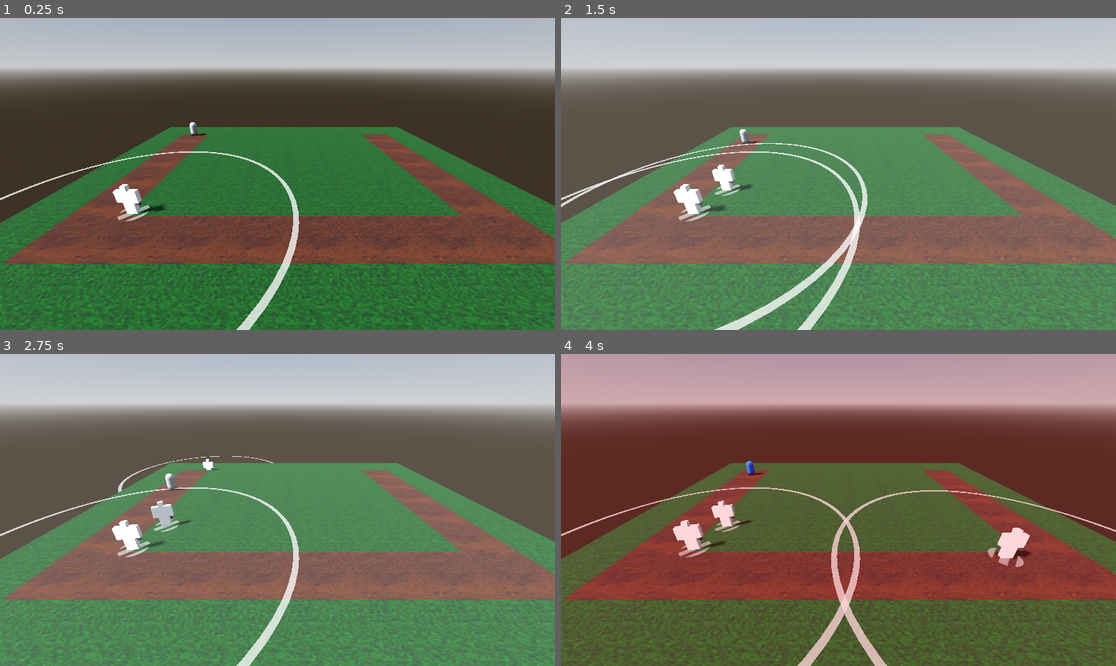
Above: before the commit, frames 1-4 (two rows, left to right).
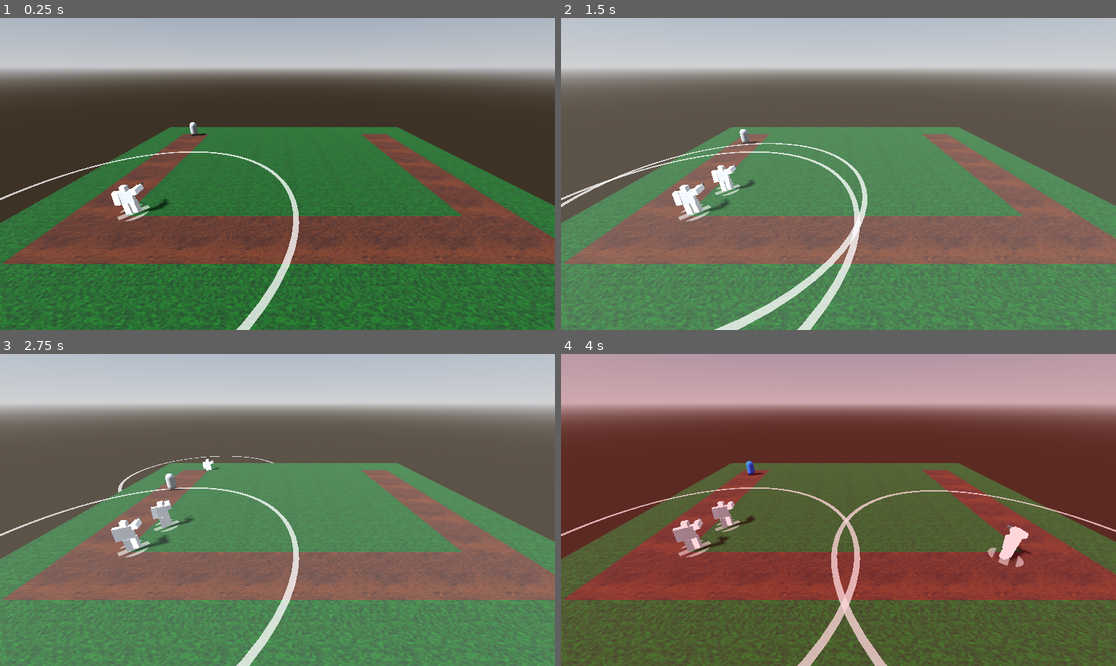
Above: after the commit, the same moments.

Repository: SirRight12/Godot-Tower-Defense
Game: Godot game, scene res://main.tscn
The game is run twice, just before and just after one commit, with the same random seed, the same clock (stepped at 60 frames per second) and the same inputs.
Inputs (mouse positions are in pixels of both pictures, inside the frame that each line leads up to):
- Up to frame 1 (0.25 s): no input
- Up to frame 2 (1.5 s): move the mouse to (960, 158) at 0.52 s; click (960, 158) at 0.6 s; move the mouse to (727, 189) at 1.27 s; tap 1 (select1) at 1.35 s; click (727, 189) at 1.42 s
- Up to frame 3 (2.75 s): move the mouse to (333, 441) at 2.02 s; tap 2 (select2) at 2.1 s; click (333, 441) at 2.17 s
- Up to frame 4 (4 s): move the mouse to (810, 572) at 2.77 s; tap 3 (select3) at 2.85 s; click (810, 572) at 2.92 s; move the mouse to (1005, 556) at 3.52 s; tap 4 (select4) at 3.6 s; click (1005, 556) at 3.67 s

The runs differ from the first frame. In frame 1, 0.2% of the frame differs, in the area x 20-31%, y 52-64%; in frame 2, 0.3%; in frame 3, 0.5%; in frame 4, 0.7%, in the area x 20-85%, y 46-67%.

Commit message:
lots of stuff (mostly animations)

Diff:
--- a/Scout.tscn
+++ b/Scout.tscn
@@ -1,16 +1,8 @@
-[gd_scene load_steps=7 format=3 uid="uid://dvbmgppw84ix5"]
+[gd_scene load_steps=5 format=3 uid="uid://dvbmgppw84ix5"]
 
 [ext_resource type="PackedScene" uid="uid://c8re26m6egyhe" path="res://scout_entity.tscn" id="2_ou0um"]
 [ext_resource type="PackedScene" uid="uid://clx7bg4kof7n2" path="res://tower_utils.tscn" id="2_ujq4i"]
 [ext_resource type="Script" path="res://GunTower.gd" id="3_avxn1"]
-
-[sub_resource type="StandardMaterial3D" id="StandardMaterial3D_p1bai"]
-albedo_color = Color(1, 1, 0, 1)
-
-[sub_resource type="CapsuleMesh" id="CapsuleMesh_mqbjm"]
-material = SubResource("StandardMaterial3D_p1bai")
-radius = 0.125
-height = 0.5
 
 [sub_resource type="CapsuleShape3D" id="CapsuleShape3D_8io4t"]
 radius = 0.125
@@ -19,15 +11,8 @@
 [node name="GunTower" type="Node3D"]
 script = ExtResource("3_avxn1")
 
-[node name="Entity" type="Node3D" parent="."]
-transform = Transform3D(1, 0, 0, 0, 1, 0, 0, 0, 1, 0, 0.25, 0)
-
-[node name="MeshInstance3D" type="MeshInstance3D" parent="Entity"]
-visible = false
-mesh = SubResource("CapsuleMesh_mqbjm")
-
-[node name="ScoutEntity" parent="Entity" instance=ExtResource("2_ou0um")]
-transform = Transform3D(3, 0, 0, 0, 3, 0, 0, 0, 3, 0, -0.25, 0)
+[node name="Entity" parent="." instance=ExtResource("2_ou0um")]
+transform = Transform3D(3, 0, 0, 0, 3, 0, 0, 0, 3, 0, 0, 0)
 
 [node name="TowerCollider" type="StaticBody3D" parent="."]
 transform = Transform3D(1, 0, 0, 0, 1, 0, 0, 0, 1, 0, 0.25, 0)
--- /dev/null
+++ b/TowerAnimations.gd
@@ -0,0 +1,23 @@
+extends Node3D
+class_name TowerAnimations
+@export var player:AnimationPlayer
+func idle():
+	print("help")
+	player.play("Idle",.1)
+	pass
+func _ready():
+	idle()
+	shoot_loop()
+func shoot_loop():
+	await timeout(1)
+	shoot()
+	shoot_loop()
+func shoot():
+	print("shootism time ig")
+	player.play("Shoot",.1)
+	await player.animation_finished
+	idle()
+func timeout(time):
+	var timer:SceneTreeTimer = get_tree().create_timer(time)
+	await timer.timeout
+	return true
--- a/scout_entity.tscn
+++ b/scout_entity.tscn
@@ -1,6 +1,7 @@
-[gd_scene load_steps=22 format=3 uid="uid://c8re26m6egyhe"]
+[gd_scene load_steps=24 format=3 uid="uid://c8re26m6egyhe"]
 
 [ext_resource type="Material" uid="uid://1dcue1hvh6l7" path="res://gun_metal.tres" id="1_d5k1f"]
+[ext_resource type="Script" path="res://TowerAnimations.gd" id="1_tyhf2"]
 
 [sub_resource type="StandardMaterial3D" id="StandardMaterial3D_nsop7"]
 resource_name = "material_0"
@@ -267,6 +268,8 @@
 
 [sub_resource type="Animation" id="Animation_8gyyk"]
 resource_name = "IDle"
+length = 0.65
+loop_mode = 1
 tracks/0/type = "value"
 tracks/0/imported = false
 tracks/0/enabled = true
@@ -274,7 +277,7 @@
 tracks/0/interp = 1
 tracks/0/loop_wrap = true
 tracks/0/keys = {
-"times": PackedFloat32Array(0),
+"times": PackedFloat32Array(0.01),
 "transitions": PackedFloat32Array(1),
 "update": 0,
 "values": [Vector3(-0.167552, -0.174533, 1.48877)]
@@ -286,7 +289,7 @@
 tracks/1/interp = 1
 tracks/1/loop_wrap = true
 tracks/1/keys = {
-"times": PackedFloat32Array(0),
+"times": PackedFloat32Array(0.01),
 "transitions": PackedFloat32Array(1),
 "update": 0,
 "values": [Vector3(0, 0.287979, 0)]
@@ -298,10 +301,10 @@
 tracks/2/interp = 1
 tracks/2/loop_wrap = true
 tracks/2/keys = {
-"times": PackedFloat32Array(0),
-"transitions": PackedFloat32Array(1),
-"update": 0,
-"values": [Vector3(0.0113934, -0.000219141, -0.0384744)]
+"times": PackedFloat32Array(0.01, 0.1, 0.3, 0.4, 0.6),
+"transitions": PackedFloat32Array(1, 1, 1, 1, 1),
+"update": 0,
+"values": [Vector3(0.0113934, -0.000219141, -0.0384744), Vector3(0.0113934, -0.000219141, -0.0384744), Vector3(0.0122173, 0, -0.151844), Vector3(0.0122173, 0, -0.0314159), Vector3(0.0113934, -0.000219141, -0.0384744)]
 }
 tracks/3/type = "value"
 tracks/3/imported = false
@@ -310,7 +313,7 @@
 tracks/3/interp = 1
 tracks/3/loop_wrap = true
 tracks/3/keys = {
-"times": PackedFloat32Array(0),
+"times": PackedFloat32Array(0.01),
 "transitions": PackedFloat32Array(1),
 "update": 0,
 "values": [Vector3(-0.004, 0.063, -0.031)]
@@ -326,6 +329,102 @@
 "transitions": PackedFloat32Array(1),
 "update": 0,
 "values": [Vector3(0, -0.287979, 0)]
+}
+tracks/5/type = "value"
+tracks/5/imported = false
+tracks/5/enabled = true
+tracks/5/path = NodePath("UpperBody:position")
+tracks/5/interp = 1
+tracks/5/loop_wrap = true
+tracks/5/keys = {
+"times": PackedFloat32Array(0.01, 0.2, 0.4, 0.6),
+"transitions": PackedFloat32Array(1, 1, 1, 1),
+"update": 0,
+"values": [Vector3(0, 0.078125, 0), Vector3(-0.004, 0.078, 0), Vector3(-0.00361511, 0.0816018, -1.58022e-10), Vector3(0, 0.078125, 0)]
+}
+tracks/6/type = "value"
+tracks/6/imported = false
+tracks/6/enabled = true
+tracks/6/path = NodePath("UpperBody/RightArm:position")
+tracks/6/interp = 1
+tracks/6/loop_wrap = true
+tracks/6/keys = {
+"times": PackedFloat32Array(0.01, 0.2, 0.4, 0.6),
+"transitions": PackedFloat32Array(1, 1, 1, 1),
+"update": 0,
+"values": [Vector3(0, 0.0625, 0.03125), Vector3(0, 0.0625, 0.03125), Vector3(0, 0.066, 0.031), Vector3(0, 0.0625, 0.03125)]
+}
+tracks/7/type = "value"
+tracks/7/imported = false
+tracks/7/enabled = true
+tracks/7/path = NodePath("LowerBody/RightLeg:position")
+tracks/7/interp = 1
+tracks/7/loop_wrap = true
+tracks/7/keys = {
+"times": PackedFloat32Array(0),
+"transitions": PackedFloat32Array(1),
+"update": 0,
+"values": [Vector3(0.00975537, 0, 0.015625)]
+}
+tracks/8/type = "value"
+tracks/8/imported = false
+tracks/8/enabled = true
+tracks/8/path = NodePath("LowerBody/RightLeg:rotation")
+tracks/8/interp = 1
+tracks/8/loop_wrap = true
+tracks/8/keys = {
+"times": PackedFloat32Array(0),
+"transitions": PackedFloat32Array(1),
+"update": 0,
+"values": [Vector3(0, 0, 0)]
+}
+tracks/9/type = "value"
+tracks/9/imported = false
+tracks/9/enabled = true
+tracks/9/path = NodePath("LowerBody/LeftLeg:position")
+tracks/9/interp = 1
+tracks/9/loop_wrap = true
+tracks/9/keys = {
+"times": PackedFloat32Array(0),
+"transitions": PackedFloat32Array(1),
+"update": 0,
+"values": [Vector3(-0.00871168, 0, -0.015625)]
+}
+tracks/10/type = "value"
+tracks/10/imported = false
+tracks/10/enabled = true
+tracks/10/path = NodePath("LowerBody/LeftLeg:rotation")
+tracks/10/interp = 1
+tracks/10/loop_wrap = true
+tracks/10/keys = {
+"times": PackedFloat32Array(0),
+"transitions": PackedFloat32Array(1),
+"update": 0,
+"values": [Vector3(0, 0.20656, 0)]
+}
+tracks/11/type = "value"
+tracks/11/imported = false
+tracks/11/enabled = true
+tracks/11/path = NodePath("LowerBody/LeftLeg/LeftToes:rotation")
+tracks/11/interp = 1
+tracks/11/loop_wrap = true
+tracks/11/keys = {
+"times": PackedFloat32Array(0, 0.2, 0.6),
+"transitions": PackedFloat32Array(1, 1, 1),
+"update": 0,
+"values": [Vector3(0, 0, 0), Vector3(-0.000694434, -1.16623e-06, 0.0448877), Vector3(0, 0, 0)]
+}
+tracks/12/type = "value"
+tracks/12/imported = false
+tracks/12/enabled = true
+tracks/12/path = NodePath("LowerBody/RightLeg/RightToes:rotation")
+tracks/12/interp = 1
+tracks/12/loop_wrap = true
+tracks/12/keys = {
+"times": PackedFloat32Array(0, 0.2, 0.6),
+"transitions": PackedFloat32Array(1, 1, 1),
+"update": 0,
+"values": [Vector3(0, 0, 0), Vector3(0, 0, 0.0698132), Vector3(0, 0, 0)]
 }
 
 [sub_resource type="Animation" id="Animation_ahyd6"]
@@ -390,20 +489,280 @@
 "update": 0,
 "values": [Vector3(0, 0, 0)]
 }
+tracks/5/type = "value"
+tracks/5/imported = false
+tracks/5/enabled = true
+tracks/5/path = NodePath("UpperBody:position")
+tracks/5/interp = 1
+tracks/5/loop_wrap = true
+tracks/5/keys = {
+"times": PackedFloat32Array(0),
+"transitions": PackedFloat32Array(1),
+"update": 0,
+"values": [Vector3(0, 0.078, 0)]
+}
+tracks/6/type = "value"
+tracks/6/imported = false
+tracks/6/enabled = true
+tracks/6/path = NodePath("UpperBody/Head:position")
+tracks/6/interp = 1
+tracks/6/loop_wrap = true
+tracks/6/keys = {
+"times": PackedFloat32Array(0),
+"transitions": PackedFloat32Array(1),
+"update": 0,
+"values": [Vector3(0, 0.078125, 0)]
+}
+tracks/7/type = "value"
+tracks/7/imported = false
+tracks/7/enabled = true
+tracks/7/path = NodePath("UpperBody/RightArm:position")
+tracks/7/interp = 1
+tracks/7/loop_wrap = true
+tracks/7/keys = {
+"times": PackedFloat32Array(0),
+"transitions": PackedFloat32Array(1),
+"update": 0,
+"values": [Vector3(0, 0.0625, 0.03125)]
+}
+tracks/8/type = "value"
+tracks/8/imported = false
+tracks/8/enabled = true
+tracks/8/path = NodePath("LowerBody:position")
+tracks/8/interp = 1
+tracks/8/loop_wrap = true
+tracks/8/keys = {
+"times": PackedFloat32Array(0),
+"transitions": PackedFloat32Array(1),
+"update": 0,
+"values": [Vector3(0, 0.078125, 0)]
+}
+tracks/9/type = "value"
+tracks/9/imported = false
+tracks/9/enabled = true
+tracks/9/path = NodePath("LowerBody/RightLeg:position")
+tracks/9/interp = 1
+tracks/9/loop_wrap = true
+tracks/9/keys = {
+"times": PackedFloat32Array(0),
+"transitions": PackedFloat32Array(1),
+"update": 0,
+"values": [Vector3(0, 0, 0.015625)]
+}
+tracks/10/type = "value"
+tracks/10/imported = false
+tracks/10/enabled = true
+tracks/10/path = NodePath("LowerBody/LeftLeg:position")
+tracks/10/interp = 1
+tracks/10/loop_wrap = true
+tracks/10/keys = {
+"times": PackedFloat32Array(0),
+"transitions": PackedFloat32Array(1),
+"update": 0,
+"values": [Vector3(0, 0, -0.015625)]
+}
+tracks/11/type = "value"
+tracks/11/imported = false
+tracks/11/enabled = true
+tracks/11/path = NodePath("LowerBody/LeftLeg:rotation")
+tracks/11/interp = 1
+tracks/11/loop_wrap = true
+tracks/11/keys = {
+"times": PackedFloat32Array(0),
+"transitions": PackedFloat32Array(1),
+"update": 0,
+"values": [Vector3(0, 0, 0)]
+}
+tracks/12/type = "value"
+tracks/12/imported = false
+tracks/12/enabled = true
+tracks/12/path = NodePath("LowerBody/RightLeg:rotation")
+tracks/12/interp = 1
+tracks/12/loop_wrap = true
+tracks/12/keys = {
+"times": PackedFloat32Array(0),
+"transitions": PackedFloat32Array(1),
+"update": 0,
+"values": [Vector3(0, 0, 0)]
+}
+tracks/13/type = "value"
+tracks/13/imported = false
+tracks/13/enabled = true
+tracks/13/path = NodePath("LowerBody/LeftLeg/LeftToes:rotation")
+tracks/13/interp = 1
+tracks/13/loop_wrap = true
+tracks/13/keys = {
+"times": PackedFloat32Array(0),
+"transitions": PackedFloat32Array(1),
+"update": 0,
+"values": [Vector3(-0.000694434, -1.16623e-06, 0.0448877)]
+}
+tracks/14/type = "value"
+tracks/14/imported = false
+tracks/14/enabled = true
+tracks/14/path = NodePath("LowerBody/RightLeg/RightToes:rotation")
+tracks/14/interp = 1
+tracks/14/loop_wrap = true
+tracks/14/keys = {
+"times": PackedFloat32Array(0),
+"transitions": PackedFloat32Array(1),
+"update": 0,
+"values": [Vector3(0, 0, 0)]
+}
+
+[sub_resource type="Animation" id="Animation_q5xqo"]
+resource_name = "Shoot"
+length = 0.3
+step = 0.05
+tracks/0/type = "value"
+tracks/0/imported = false
+tracks/0/enabled = true
+tracks/0/path = NodePath("UpperBody/RightArm:rotation")
+tracks/0/interp = 1
+tracks/0/loop_wrap = true
+tracks/0/keys = {
+"times": PackedFloat32Array(0.01, 0.1, 0.15, 0.2, 0.3),
+"transitions": PackedFloat32Array(1, 1, 1, 1, 1),
+"update": 0,
+"values": [Vector3(-0.167552, -0.174533, 1.48877), Vector3(-0.167552, -0.0436332, 1.6057), Vector3(-0.167552, 0.0226893, 1.74184), Vector3(-0.167552, 0.0872665, 1.74184), Vector3(-0.167552, -0.174533, 1.48877)]
+}
+tracks/1/type = "value"
+tracks/1/imported = false
+tracks/1/enabled = true
+tracks/1/path = NodePath("UpperBody:rotation")
+tracks/1/interp = 1
+tracks/1/loop_wrap = true
+tracks/1/keys = {
+"times": PackedFloat32Array(0, 0.1, 0.15, 0.2, 0.3),
+"transitions": PackedFloat32Array(1, 1, 1, 1, 1),
+"update": 0,
+"values": [Vector3(0, 0.287979, 0), Vector3(0, 0.157079, 0), Vector3(0, 0.0916297, 0), Vector3(0, 0.0261799, 0), Vector3(0, 0.287979, 0)]
+}
+tracks/2/type = "value"
+tracks/2/imported = false
+tracks/2/enabled = true
+tracks/2/path = NodePath("UpperBody/LeftArm:rotation")
+tracks/2/interp = 1
+tracks/2/loop_wrap = true
+tracks/2/keys = {
+"times": PackedFloat32Array(0.01, 0.180093, 0.3),
+"transitions": PackedFloat32Array(1, 1, 1),
+"update": 0,
+"values": [Vector3(0.0113934, -0.000219141, -0.0384744), Vector3(0.0324261, -0.00306414, -0.168149), Vector3(0.0113934, -0.000219141, -0.0384744)]
+}
+tracks/3/type = "value"
+tracks/3/imported = false
+tracks/3/enabled = true
+tracks/3/path = NodePath("UpperBody/LeftArm:position")
+tracks/3/interp = 1
+tracks/3/loop_wrap = true
+tracks/3/keys = {
+"times": PackedFloat32Array(0.01),
+"transitions": PackedFloat32Array(1),
+"update": 0,
+"values": [Vector3(-0.004, 0.063, -0.031)]
+}
+tracks/4/type = "value"
+tracks/4/imported = false
+tracks/4/enabled = true
+tracks/4/path = NodePath("UpperBody/Head:rotation")
+tracks/4/interp = 1
+tracks/4/loop_wrap = true
+tracks/4/keys = {
+"times": PackedFloat32Array(0),
+"transitions": PackedFloat32Array(1),
+"update": 0,
+"values": [Vector3(0, -0.287979, 0)]
+}
+tracks/5/type = "value"
+tracks/5/imported = false
+tracks/5/enabled = true
+tracks/5/path = NodePath("UpperBody:position")
+tracks/5/interp = 1
+tracks/5/loop_wrap = true
+tracks/5/keys = {
+"times": PackedFloat32Array(0.01),
+"transitions": PackedFloat32Array(1),
+"update": 0,
+"values": [Vector3(0, 0.078125, 0)]
+}
+tracks/6/type = "value"
+tracks/6/imported = false
+tracks/6/enabled = true
+tracks/6/path = NodePath("UpperBody/RightArm:position")
+tracks/6/interp = 1
+tracks/6/loop_wrap = true
+tracks/6/keys = {
+"times": PackedFloat32Array(0, 0.1, 0.15, 0.2),
+"transitions": PackedFloat32Array(1, 1, 1, 1),
+"update": 0,
+"values": [Vector3(0, 0.0625, 0.03125), Vector3(0, 0.065, 0.028), Vector3(0, 0.067, 0.024), Vector3(-0.011, 0.066, 0.025)]
+}
+tracks/7/type = "value"
+tracks/7/imported = false
+tracks/7/enabled = true
+tracks/7/path = NodePath("LowerBody/RightLeg:position")
+tracks/7/interp = 1
+tracks/7/loop_wrap = true
+tracks/7/keys = {
+"times": PackedFloat32Array(0),
+"transitions": PackedFloat32Array(1),
+"update": 0,
+"values": [Vector3(0.00975537, 0, 0.015625)]
+}
+tracks/8/type = "value"
+tracks/8/imported = false
+tracks/8/enabled = true
+tracks/8/path = NodePath("LowerBody/RightLeg:rotation")
+tracks/8/interp = 1
+tracks/8/loop_wrap = true
+tracks/8/keys = {
+"times": PackedFloat32Array(0),
+"transitions": PackedFloat32Array(1),
+"update": 0,
+"values": [Vector3(0, 0, 0)]
+}
+tracks/9/type = "value"
+tracks/9/imported = false
+tracks/9/enabled = true
+tracks/9/path = NodePath("LowerBody/LeftLeg:position")
+tracks/9/interp = 1
+tracks/9/loop_wrap = true
+tracks/9/keys = {
+"times": PackedFloat32Array(0),
+"transitions": PackedFloat32Array(1),
+"update": 0,
+"values": [Vector3(-0.00871168, 0, -0.015625)]
+}
+tracks/10/type = "value"
+tracks/10/imported = false
+tracks/10/enabled = true
+tracks/10/path = NodePath("LowerBody/LeftLeg:rotation")
+tracks/10/interp = 1
+tracks/10/loop_wrap = true
+tracks/10/keys = {
+"times": PackedFloat32Array(0),
+"transitions": PackedFloat32Array(1),
+"update": 0,
+"values": [Vector3(0, 0.20656, 0)]
+}
 
 [sub_resource type="AnimationLibrary" id="AnimationLibrary_frvgp"]
 _data = {
 "Idle": SubResource("Animation_8gyyk"),
-"RESET": SubResource("Animation_ahyd6")
-}
-
-[node name="Node" type="Node3D"]
+"RESET": SubResource("Animation_ahyd6"),
+"Shoot": SubResource("Animation_q5xqo")
+}
+
+[node name="Entity" type="Node3D" node_paths=PackedStringArray("player")]
+script = ExtResource("1_tyhf2")
+player = NodePath("RootBone/AnimationPlayer")
 
 [node name="RootBone" type="Node3D" parent="."]
 transform = Transform3D(-4.37114e-08, 0, 1, 0, 1, 0, -1, 0, -4.37114e-08, 0, 0, 0)
 
 [node name="UpperBody" type="Node3D" parent="RootBone"]
-transform = Transform3D(1, 0, 0, 0, 1, 0, 0, 0, 1, 0, 0.078125, 0)
+transform = Transform3D(1, 0, 0, 0, 1, 0, 0, 0, 1, 0, 0.078, 0)
 
 [node name="Torso" type="Node3D" parent="RootBone/UpperBody"]
 
@@ -455,16 +814,22 @@
 [node name="RightLeg" type="Node3D" parent="RootBone/LowerBody"]
 transform = Transform3D(1, 0, 0, 0, 1, 0, 0, 0, 1, 0, 0, 0.015625)
 
-[node name="cube7" type="MeshInstance3D" parent="RootBone/LowerBody/RightLeg"]
-transform = Transform3D(1, 0, 0, 0, 1, 0, 0, 0, 1, 0.015625, -0.078125, -0.046875)
+[node name="RightToes" type="Node3D" parent="RootBone/LowerBody/RightLeg"]
+transform = Transform3D(1, 0, 0, 0, 1, 0, 0, 0, 1, 0, -0.078, 0)
+
+[node name="cube7" type="MeshInstance3D" parent="RootBone/LowerBody/RightLeg/RightToes"]
+transform = Transform3D(1, 0, 0, 0, 1, 0, 0, 0, 1, 0.016, 0, -0.047)
 mesh = SubResource("ArrayMesh_bdhm8")
 skeleton = NodePath("")
 
 [node name="LeftLeg" type="Node3D" parent="RootBone/LowerBody"]
 transform = Transform3D(1, 0, 0, 0, 1, 0, 0, 0, 1, 0, 0, -0.015625)
 
-[node name="cube8" type="MeshInstance3D" parent="RootBone/LowerBody/LeftLeg"]
-transform = Transform3D(1, 0, 0, 0, 1, 0, 0, 0, 1, 0.015625, -0.078125, -0.015625)
+[node name="LeftToes" type="Node3D" parent="RootBone/LowerBody/LeftLeg"]
+transform = Transform3D(0.998993, -0.0448726, -1.16622e-06, 0.0448726, 0.998992, 0.000694434, -2.9996e-05, -0.000693787, 1, 0, -0.078, 0)
+
+[node name="cube8" type="MeshInstance3D" parent="RootBone/LowerBody/LeftLeg/LeftToes"]
+transform = Transform3D(1, 0, 0, 0, 1, 0, 0, 0, 1, 0.016, 0, -0.016)
 mesh = SubResource("ArrayMesh_lv04m")
 skeleton = NodePath("")
 
--- /dev/null
+++ b/test_subview.tscn
@@ -0,0 +1,38 @@
+[gd_scene load_steps=3 format=3 uid="uid://b8uqpodok8fm5"]
+
+[ext_resource type="PackedScene" uid="uid://c8re26m6egyhe" path="res://scout_entity.tscn" id="1_jdnf3"]
+
+[sub_resource type="Environment" id="Environment_175ek"]
+
+[node name="Control" type="Control"]
+layout_mode = 3
+anchors_preset = 15
+anchor_right = 1.0
+anchor_bottom = 1.0
+grow_horizontal = 2
+grow_vertical = 2
+
+[node name="SubViewportContainer" type="SubViewportContainer" parent="."]
+layout_mode = 0
+offset_right = 100.0
+offset_bottom = 100.0
+
+[node name="SubViewport" type="SubViewport" parent="SubViewportContainer"]
+transparent_bg = true
+handle_input_locally = false
+size = Vector2i(100, 100)
+render_target_update_mode = 4
+
+[node name="Node3D" type="Node3D" parent="SubViewportContainer/SubViewport"]
+
+[node name="Camera3D" type="Camera3D" parent="SubViewportContainer/SubViewport/Node3D"]
+environment = SubResource("Environment_175ek")
+fov = 60.3
+size = 0.335
+
+[node name="DirectionalLight3D" type="DirectionalLight3D" parent="SubViewportContainer/SubViewport/Node3D"]
+transform = Transform3D(0.844328, 0.205052, -0.495039, 0, 0.92388, 0.382683, 0.535827, -0.32311, 0.780057, -0.397749, 0.186524, -0.0468163)
+shadow_enabled = true
+
+[node name="Entity" parent="SubViewportContainer/SubViewport/Node3D" instance=ExtResource("1_jdnf3")]
+transform = Transform3D(-0.430511, 0, 0.902585, 0, 1, 0, -0.902585, 0, -0.430511, 0, -0.091, -0.212)
Not shown: 4 places in tileset.tres that only renumber resources
